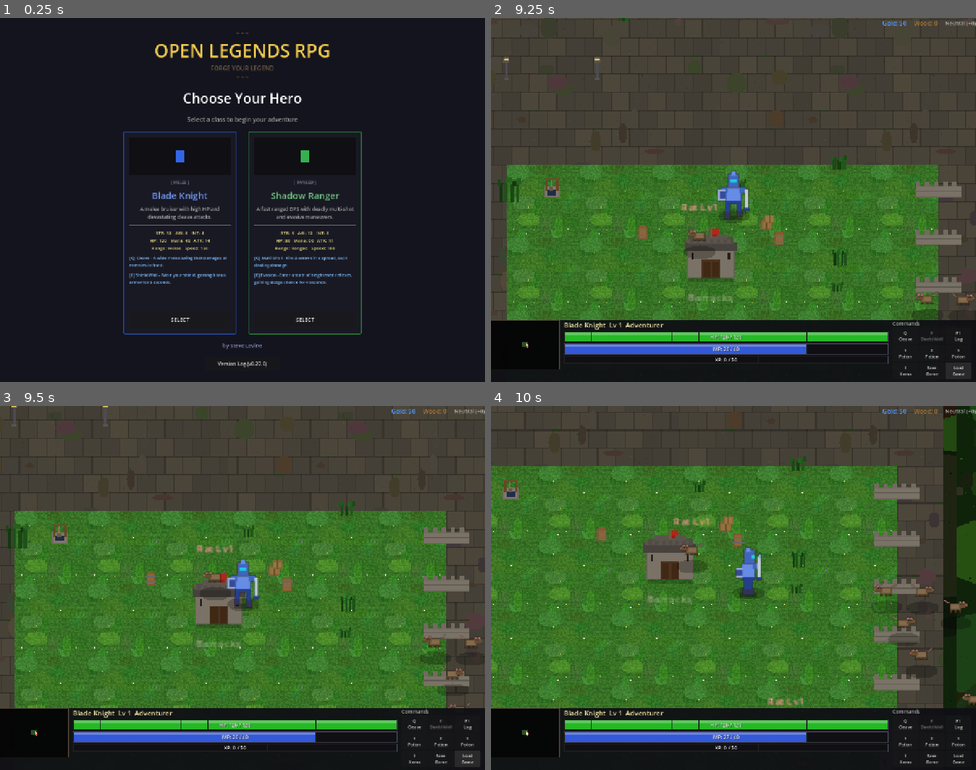
Above: before the commit, frames 1-4 (two rows, left to right).
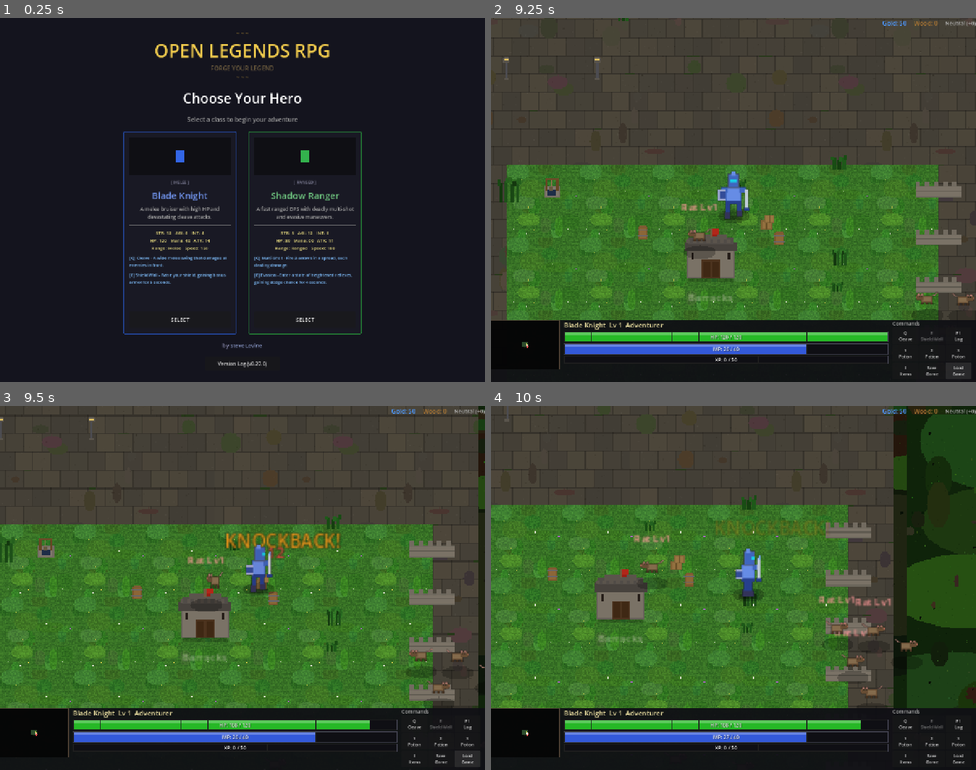
Above: after the commit, the same moments.

Repository: slxny/legends-open-rpg
Game: Godot game, scene res://scenes/main.tscn
The game is run twice, just before and just after one commit, with the same random seed, the same clock (stepped at 60 frames per second) and the same inputs.
Inputs (mouse positions are in pixels of both pictures, inside the frame that each line leads up to):
- Up to frame 1 (0.25 s): no input
- Up to frame 2 (9.25 s): click "SELECT" at 0.5 s; tap Enter at 1.25 s; drag from (524, 352) to (733, 258) at 1.27 s; drag from (879, 254) to (733, 174) at 2.02 s; move the mouse to (588, 145) at 2.77 s; hold A (move_left) 2.78-3.5 s; hold E (ability_2) 2.78-3.5 s; tap Space (attack) at 3.05 s; drag from (757, 200) to (500, 291) at 3.52 s; move the mouse to (660, 109) at 4.27 s; hold S (move_down) 4.28-5 s; hold Space (attack) 4.28-5 s; tap F (interact) at 4.35 s; drag from (840, 181) to (733, 221) at 5.02 s; move the mouse to (912, 240) at 5.77 s; hold W (move_up) 5.78-6.5 s; hold Space (attack) 5.78-6.5 s; tap 2 at 5.85 s; click (912, 240) at 5.92 s; drag from (782, 119) to (636, 218) at 6.52 s; move the mouse to (709, 272) at 7.27 s; hold D (move_right) 7.28-8 s; hold Space (attack) 7.28-8 s; tap 4 at 7.35 s; drag from (956, 378) to (738, 36) at 8.02 s; move the mouse to (961, 367) at 8.77 s; hold S (move_down) from 8.78 s (still down); tap 1 at 8.85 s; click (961, 367) at 8.92 s
- Up to frame 3 (9.5 s): keep holding S (move_down)
- Up to frame 4 (10 s): release S (move_down) at 9.5 s; drag from (942, 689) to (588, 533) at 9.52 s

Frames 1-2 are identical in both runs. In frame 3, 21% of the frame differs, in the area x 0-100%, y 0-89%; in frame 4, 36%, in the area x 0-100%, y 0-91%.

Commit message:
Fix rat attacks not landing consistently
Three bugs were preventing rats (and other enemies) from attacking reliably:

1. attack_damage from CAMP_TYPES was never passed through the config dict
   to enemy.initialize(), so the rat's configured 12 damage was ignored and
   the default formula (5 + level*3 = 8) was used instead.

2. The ATTACK state had an 11px dead zone (between ideal_dist and
   attack_range * 1.2) where enemies did nothing to track the player.
   Any slight player movement caused the enemy to drift out of range
   without correcting.

3. When tracking did trigger, it was only at 30% move speed — too slow
   to keep up with a moving player.

Fixes:
- Pass attack_damage from CAMP_TYPES through to enemy config
- Eliminate the tracking dead zone: enemies now start closing in as soon
  as they drift 3px past ideal distance, with urgency scaling up
- Increase rat attack_range from 22 to 28 (still shortest, but less punishing)

https://claude.ai/code/session_012os551rq58VMUGcUPanefS

Diff:
--- a/scenes/enemies/creep_camp.gd
+++ b/scenes/enemies/creep_camp.gd
@@ -11,7 +11,7 @@
 		"level_range": [1, 1],
 		"sprite_type": "rat",
 		"move_speed": 55.0,
-		"attack_range": 22.0,
+		"attack_range": 28.0,
 		"aggro_range": 120.0,
 		"attack_damage": 12,
 		"xp_reward": 4,
@@ -344,6 +344,8 @@
 		"weakness_factor": weakness_factor,
 		"is_mini_boss": is_mini_boss,
 	}
+	if type_data.has("attack_damage"):
+		config["attack_damage"] = type_data["attack_damage"]
 
 	add_child(enemy)
 	enemy.initialize(config)
--- a/scenes/enemies/enemy.gd
+++ b/scenes/enemies/enemy.gd
@@ -448,9 +448,11 @@
 		if dist < ideal_dist:
 			# Too close — back away
 			push += dir_from_target * stats.move_speed * 0.5
-		elif dist > stats.attack_range * 1.2:
-			# Drifting too far — step back in
-			push -= dir_from_target * stats.move_speed * 0.3
+		elif dist > ideal_dist + 3.0:
+			# Drifting past ideal — close in to maintain melee contact
+			# Urgency scales with distance so enemies track moving targets
+			var urgency = clampf((dist - ideal_dist) / (stats.attack_range * 0.5), 0.3, 1.0)
+			push -= dir_from_target * stats.move_speed * urgency
 	velocity = push
 	move_and_slide()
 
